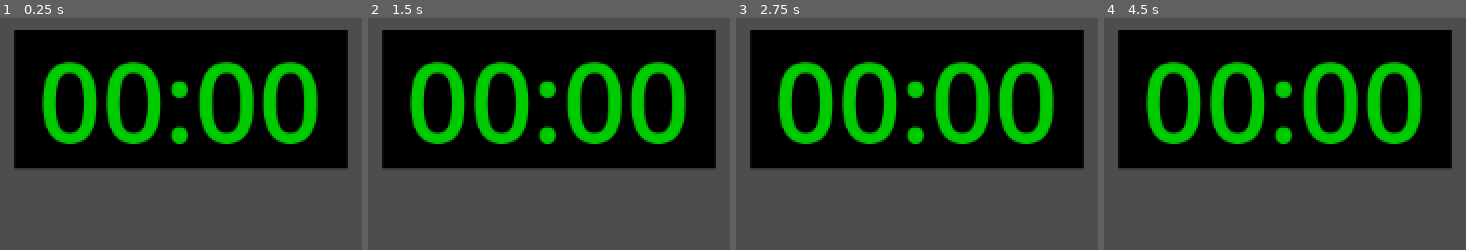
Above: before the commit, frames 1-4 (left to right).
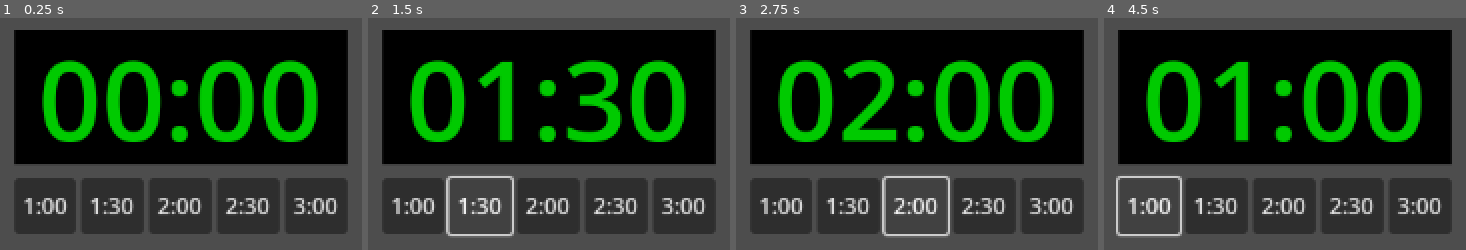
Above: after the commit, the same moments.

Repository: jonatas57/placar-morganti
Game: Godot game, scene res://control.tscn
Two runs of this game, one before a commit and one after it. Both use one fixed random seed, a clock stepped at 60 frames per second and the inputs below.
Inputs (mouse positions are in pixels of both pictures, inside the frame that each line leads up to):
- Up to frame 1 (0.25 s): no input
- Up to frame 2 (1.5 s): click (411, 205) at 0.5 s, where only the run after the commit has a clickable "1:00"; click (480, 205) at 1.25 s, where only the run after the commit has a clickable "1:30"
- Up to frame 3 (2.75 s): click (917, 205) at 2 s, where only the run after the commit has a clickable "2:00"
- Up to frame 4 (4.5 s): click (1353, 205) at 2.75 s, where only the run after the commit has a clickable "2:30"; click (1418, 205) at 3.5 s, where only the run after the commit has a clickable "3:00"; click (1147, 205) at 4.25 s, where only the run after the commit has a clickable "1:00"

The runs differ from the first frame. In frame 1, 24% of the frame differs, in the area x 3-97%, y 18-94%; in frame 2, 26%; in frame 3, 23%; in frame 4, 24%.

Commit message:
feat: adiciona botões para resetar tempo

Diff:
--- a/control.tscn
+++ b/control.tscn
@@ -1,4 +1,7 @@
-[gd_scene load_steps=2 format=3 uid="uid://c7yavh1fnbrh4"]
+[gd_scene load_steps=4 format=3 uid="uid://c7yavh1fnbrh4"]
+
+[ext_resource type="Script" path="res://controlScreen.gd" id="1_8u7iq"]
+[ext_resource type="Script" path="res://timer.gd" id="2_8vt83"]
 
 [sub_resource type="LabelSettings" id="LabelSettings_krrt7"]
 font_size = 80
@@ -11,17 +14,18 @@
 anchor_bottom = 1.0
 grow_horizontal = 2
 grow_vertical = 2
+script = ExtResource("1_8u7iq")
 
 [node name="TimerArea" type="Control" parent="."]
 layout_mode = 1
 anchor_left = 0.5
 anchor_top = 0.1
 anchor_right = 0.5
-anchor_bottom = 0.1
+anchor_bottom = 0.25
 offset_left = -120.0
 offset_right = 120.0
-offset_bottom = 100.0
 grow_horizontal = 2
+script = ExtResource("2_8vt83")
 
 [node name="Background" type="ColorRect" parent="TimerArea"]
 layout_mode = 1
@@ -43,3 +47,43 @@
 label_settings = SubResource("LabelSettings_krrt7")
 horizontal_alignment = 1
 vertical_alignment = 1
+
+[node name="HBoxContainer" type="HBoxContainer" parent="TimerArea"]
+layout_mode = 1
+anchors_preset = -1
+anchor_top = 1.0
+anchor_right = 1.0
+anchor_bottom = 1.0
+offset_top = 10.0
+offset_bottom = 50.0
+alignment = 1
+
+[node name="Button" type="Button" parent="TimerArea/HBoxContainer"]
+layout_mode = 2
+size_flags_horizontal = 3
+text = "1:00"
+metadata/value = 60
+
+[node name="Button2" type="Button" parent="TimerArea/HBoxContainer"]
+layout_mode = 2
+size_flags_horizontal = 3
+text = "1:30"
+metadata/value = 90
+
+[node name="Button3" type="Button" parent="TimerArea/HBoxContainer"]
+layout_mode = 2
+size_flags_horizontal = 3
+text = "2:00"
+metadata/value = 120
+
+[node name="Button4" type="Button" parent="TimerArea/HBoxContainer"]
+layout_mode = 2
+size_flags_horizontal = 3
+text = "2:30"
+metadata/value = 150
+
+[node name="Button5" type="Button" parent="TimerArea/HBoxContainer"]
+layout_mode = 2
+size_flags_horizontal = 3
+text = "3:00"
+metadata/value = 180
--- /dev/null
+++ b/controlScreen.gd
@@ -0,0 +1,8 @@
+extends Control
+
+@onready var timer = $TimerArea
+@onready var timeButtons = $TimerArea/HBoxContainer
+
+func _ready() -> void:
+	for button in timeButtons.get_children():
+		button.connect('button_down', func (): timer.set_time(button.get_meta('value', 0)))
--- /dev/null
+++ b/timer.gd
@@ -0,0 +1,27 @@
+extends Control
+
+@onready var label = $Timer
+
+var time: float = 0
+var paused: bool = true
+
+func _ready() -> void:
+	pass # Replace with function body.
+
+
+func _process(delta: float) -> void:
+	if paused:
+		return
+
+	time -= delta
+	self.set_time(time)
+
+func set_time(time):
+	self.time = time
+	self.paused = true
+	label.text = format_time(time)
+
+func format_time(time: float) -> String:
+	var minutes = int(time / 60)
+	var seconds = int(time) % 60
+	return "%02d:%02d" % [minutes, seconds]
